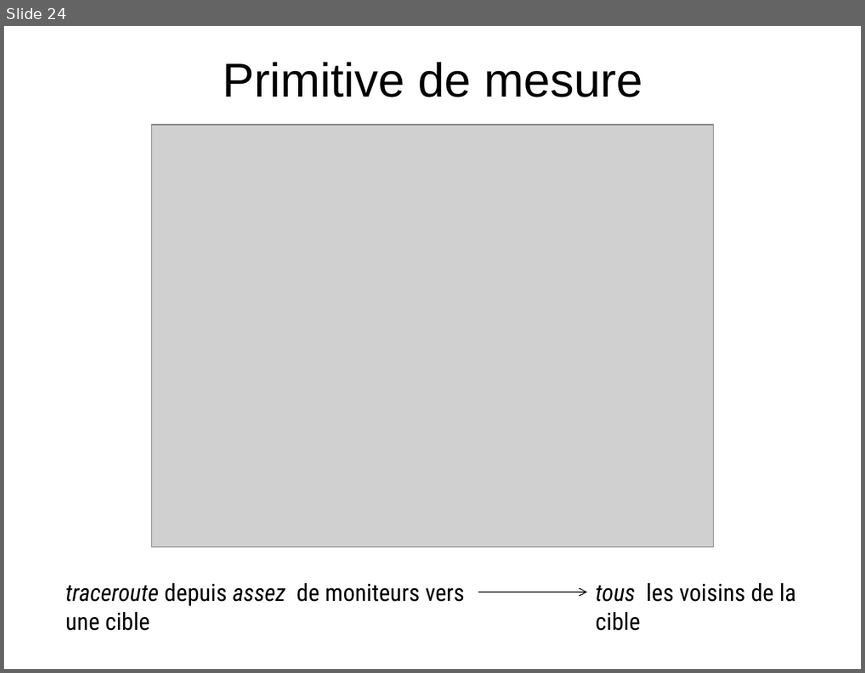
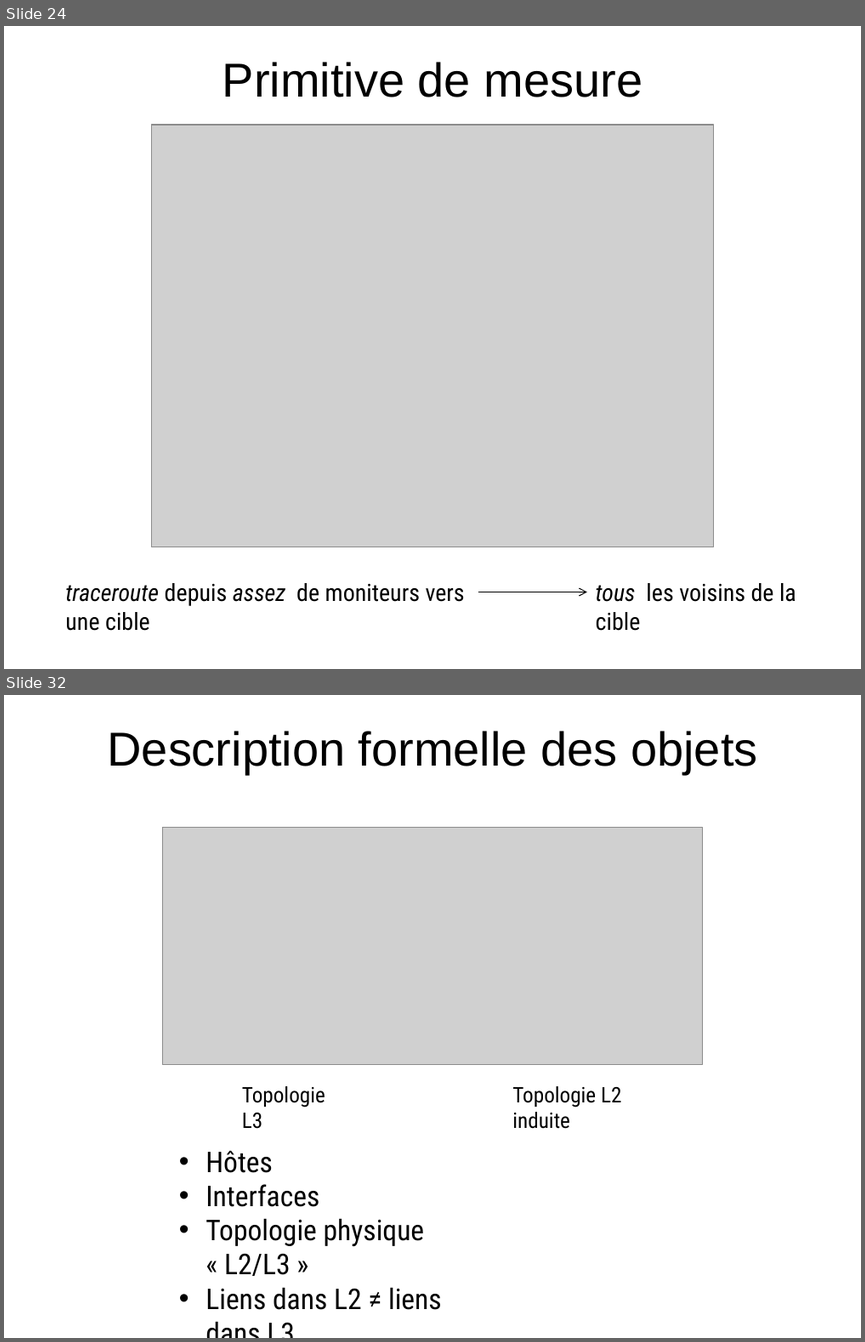
Before and after one commit to elierotenberg/my-thesis, a slide deck: slides.pptx. Shown one above the other, each under a label of ours: slide 24 before the commit, slides 24 and 32 after it; the slides between them are not shown. The pictures are 865x673 and 865x1342 pixels, drawn with LibreOffice and Linux fonts; fonts in the diff are those of the drawing; grey boxes stand for pictures. Boxes give left, top, right and bottom in pixels: in the first picture for what was removed or moved away, otherwise in the second. Text is boxed around its words. In the diff, an @@ line names an element or a change of style, - is before the commit and + after.

```diff
--- a/slides.pptx
+++ b/slides.pptx
@@ slide 32 added at [4,695,861,1338], background #FFFFFF @@
@@ title added at [108,731,757,774], 40 pt, text #000000 @@
+Description formelle des objets
@@ picture added at [162,827,703,1064] @@
@@ text added at [242,1086,325,1129], 18 pt, text #000000 @@
+Topologie L3
@@ text added at [512,1086,621,1129], 18 pt, text #000000 @@
+Topologie L2 induite
@@ text added at [205,1150,442,1310], 24 pt, text #000000 @@
+• Hôtes
+• Interfaces
+• Topologie physique « L2/L3 »
+• Liens dans L2 ≠ liens dans L3
```
Also in this commit, not shown: 2 slides changed, 25 other slides added, 4 other files.
